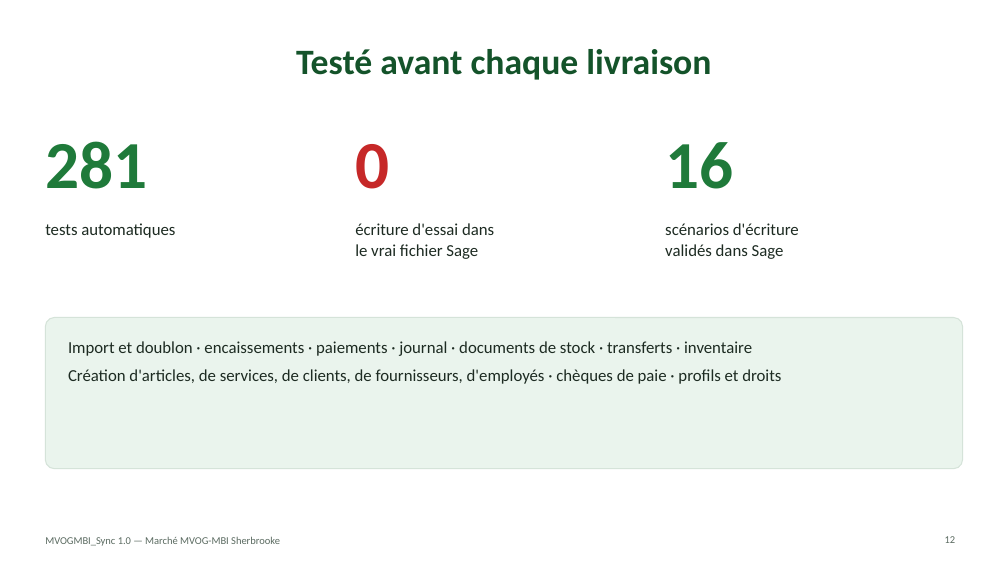
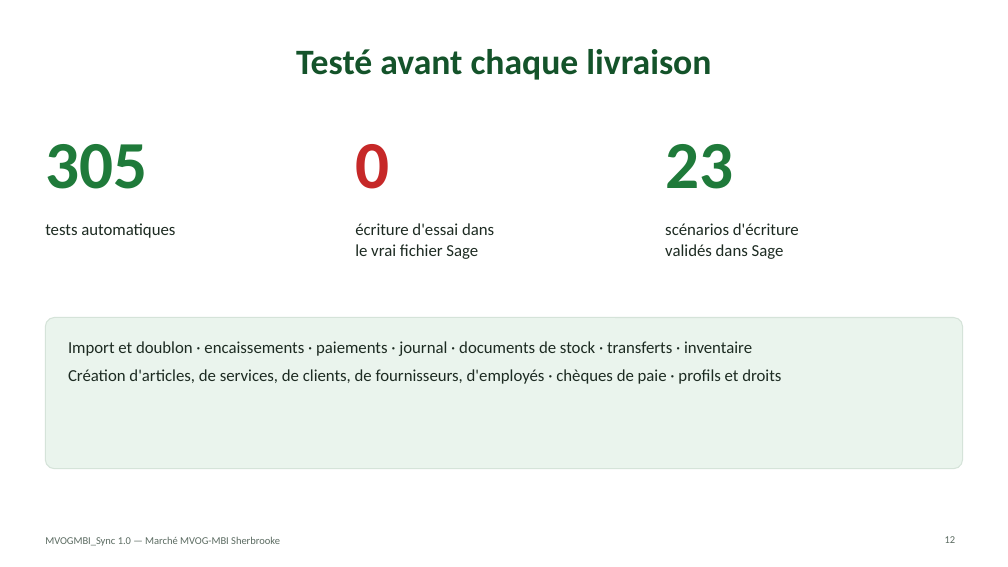
Before and after one commit to mteingueng-dot/MVOGMBI_Sync_2026.1, a slide deck: slide 12 of documentation/Presentation_MVOGMBI_Sync.pptx. Drawn at 1008x567 pixels with LibreOffice and Linux fonts; fonts in the diff are those of the drawing. Boxes give left, top, right and bottom in pixels: in the first picture for what was removed or moved away, otherwise in the second. Text is boxed around its words. In the diff, an @@ line names an element or a change of style, - is before the commit and + after.

```diff
--- a/documentation/Presentation_MVOGMBI_Sync.pptx
+++ b/documentation/Presentation_MVOGMBI_Sync.pptx
@@ text at (x1=45, y1=144, x2=147, y2=189): text changed @@
-281
+305
@@ text at (x1=665, y1=144, x2=733, y2=189): text changed @@
-16
+23
```
Also in this commit, not shown: 1 other slide changed, 26 other files.
